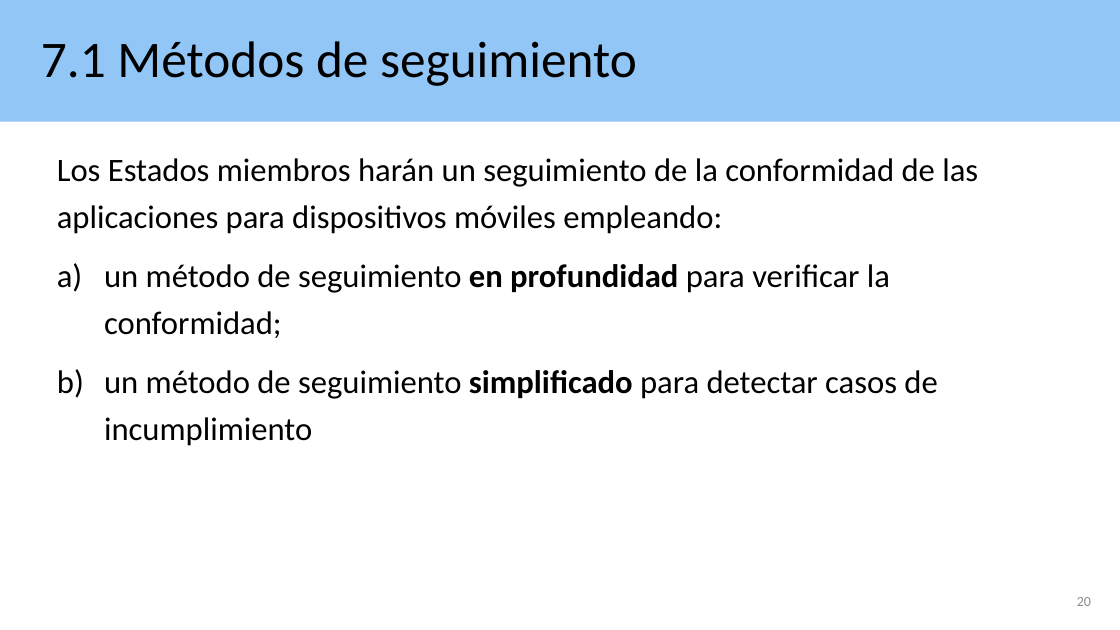
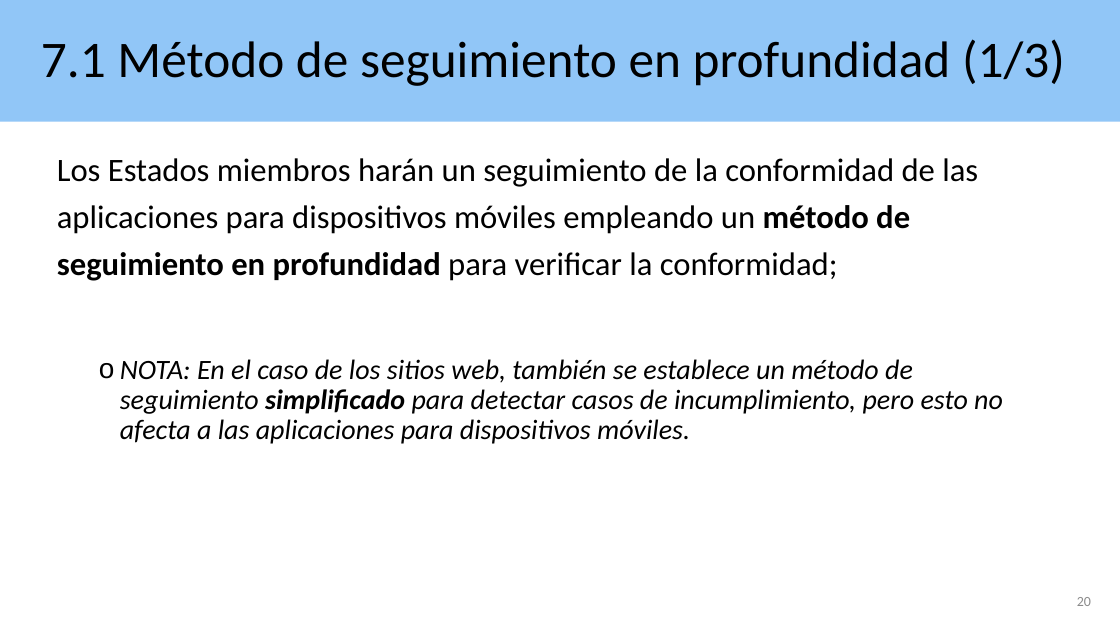
Before and after one commit to josehilera/accesibilidad, a slide deck: slide 20 of apps/Accesibilidad apps aplicando RD 1112 2018.pptx. Drawn at 1120x630 pixels with LibreOffice and Linux fonts; fonts in the diff are those of the drawing. Boxes give left, top, right and bottom in pixels: in the first picture for what was removed or moved away, otherwise in the second. Text is boxed around its words. In the diff, an @@ line names an element or a change of style, - is before the commit and + after.

```diff
--- a/apps/Accesibilidad apps aplicando RD 1112 2018.pptx
+++ b/apps/Accesibilidad apps aplicando RD 1112 2018.pptx
@@ title at [41,39,1065,86]: text changed @@
-7.1 Métodos de seguimiento
+7.1 Método de seguimiento en profundidad (1/3)
@@ text at [57,158,1003,444]: text changed; size 28 to 24 pt; italic on @@
-Los Estados miembros harán un seguimiento de la conformidad de las aplicaciones para dispositivos móviles empleando:
-a) un método de seguimiento en profundidad para verificar la conformidad;
-b) un método de seguimiento simplificado para detectar casos de incumplimiento
+Los Estados miembros harán un seguimiento de la conformidad de las aplicaciones para dispositivos móviles empleando un método de seguimiento en profundidad para verificar la conformidad;
+  o NOTA: En el caso de los sitios web, también se establece un método de seguimiento simplificado para detectar casos de incumplimiento, pero esto no afecta a las aplicaciones para dispositivos móviles.
```
Also in this commit, not shown: 9 other slides changed, 1 slide removed, 4 other files.
